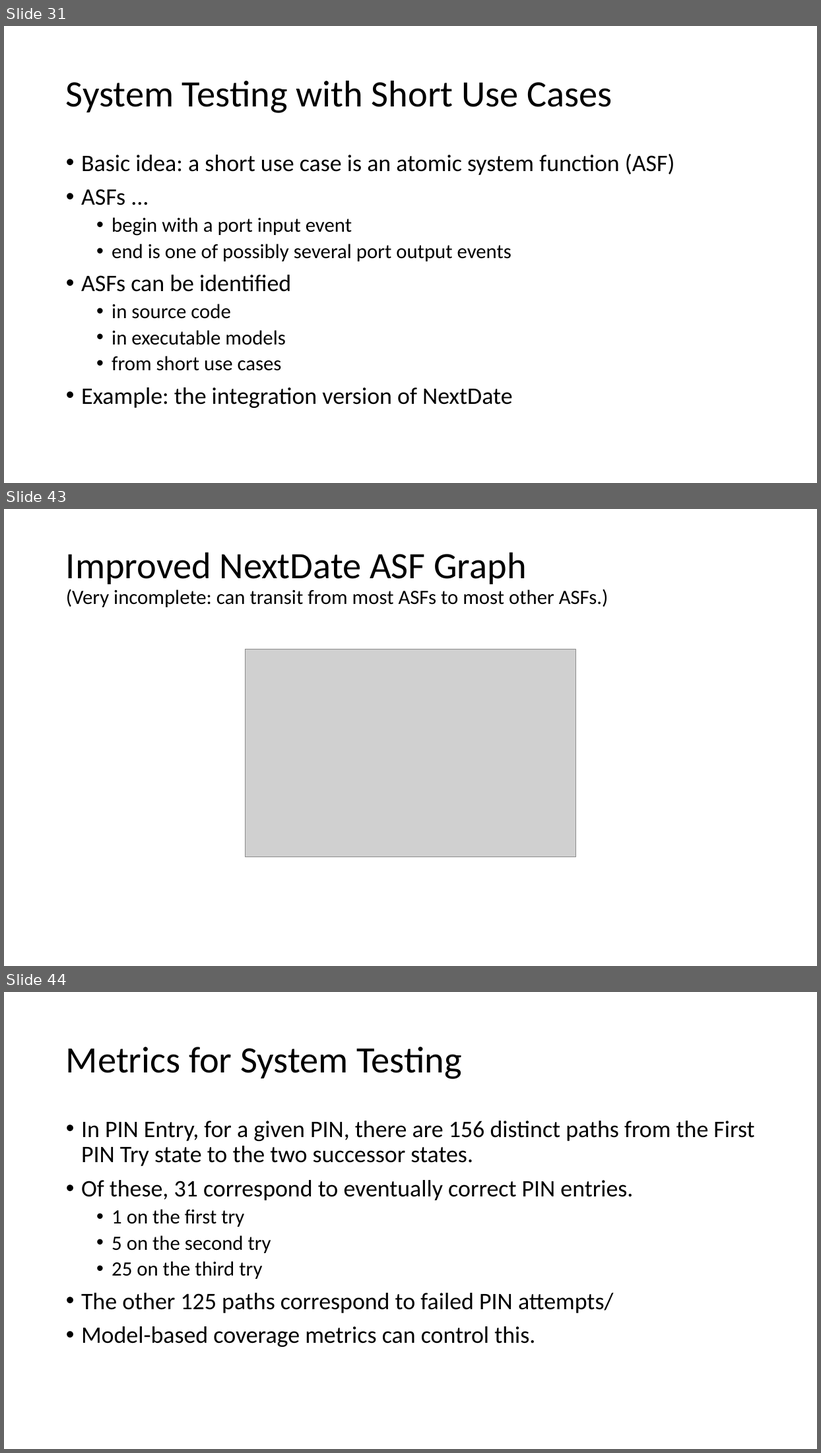
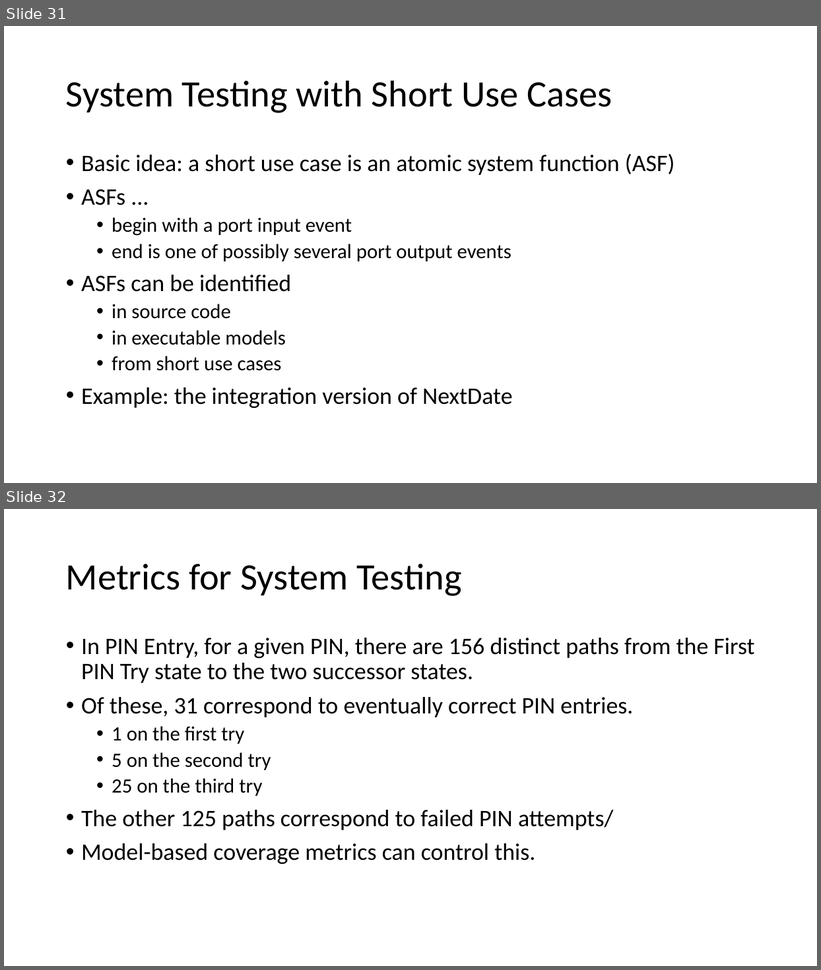
Before and after one commit to malenezi/malenezi, a slide deck: SE401/Lectures/8-Integration, System and Regression Testing/2-System Testing.pptx. Shown one above the other, each under a label of ours: slides 31, 43 and 44 before the commit, slides 31 and 32 after it; the slides between them are not shown. The pictures are 821x1453 and 821x970 pixels, drawn with LibreOffice and Linux fonts; fonts in the diff are those of the drawing; grey boxes stand for pictures. Boxes give left, top, right and bottom in pixels: in the first picture for what was removed or moved away, otherwise in the second. Text is boxed around its words. In the diff, an @@ line names an element or a change of style, - is before the commit and + after.

```diff
--- a/SE401/Lectures/8-Integration, System and Regression Testing/2-System Testing.pptx
+++ b/SE401/Lectures/8-Integration, System and Regression Testing/2-System Testing.pptx
@@ slide 43 removed at (4,509,817,966), background #FFFFFF @@
@@ title removed at (66,552,609,607) @@
-Improved NextDate ASF Graph
-(Very incomplete: can transit from most ASFs to most other ASFs.)
@@ picture removed at (245,650,576,858) @@
@@ what was slide 44 is now slide 32 @@
```
Also in this commit, not shown: 11 other slides removed, 1 other file.
